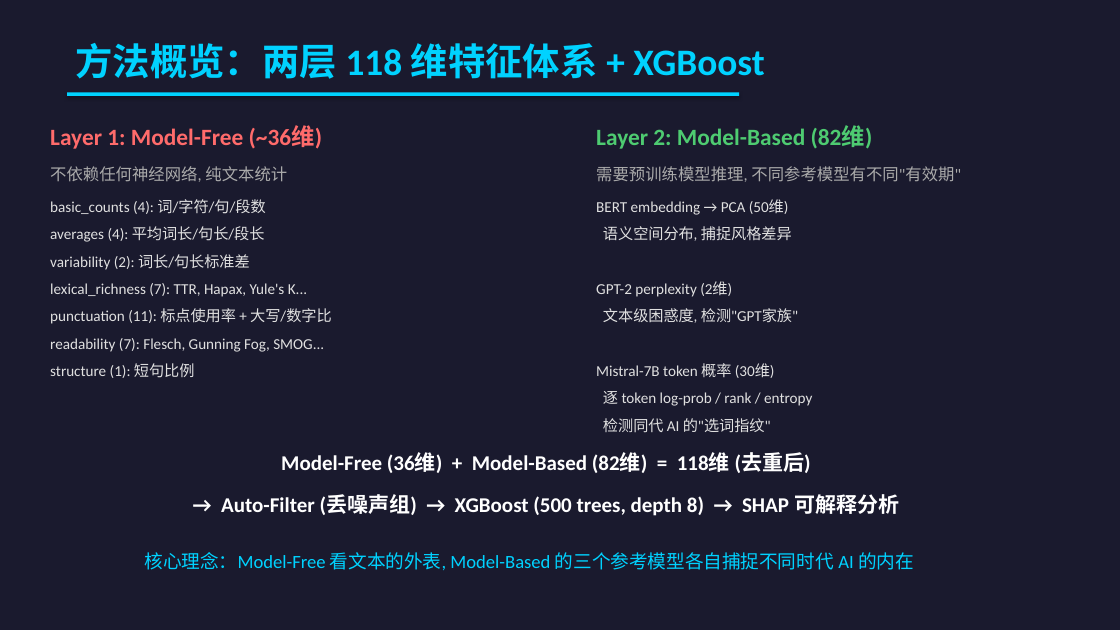
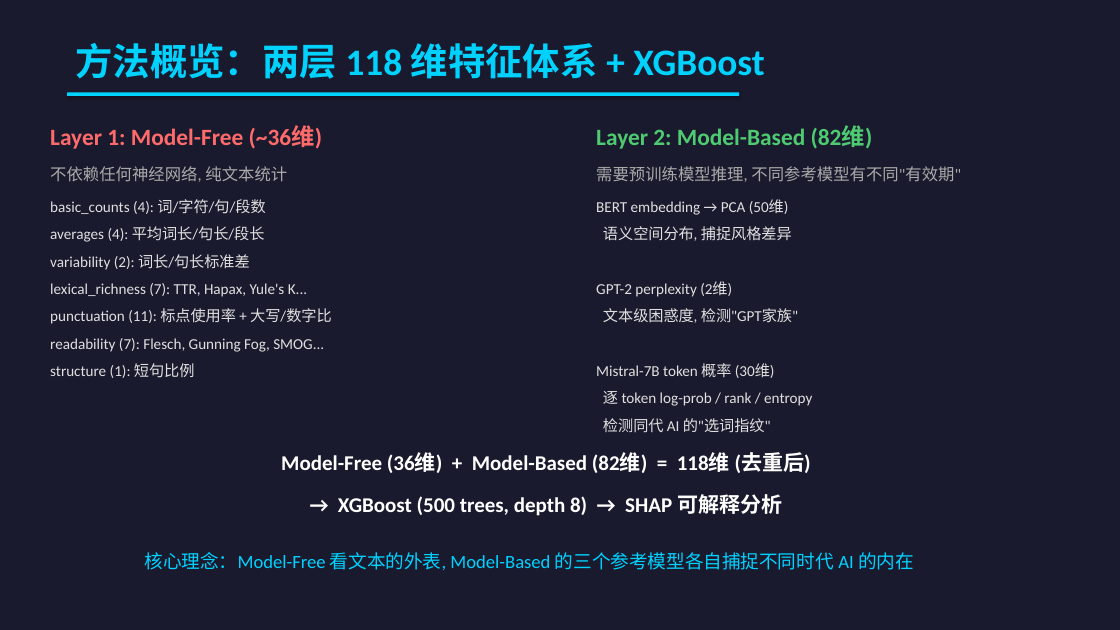
Before and after one commit to HaibinLai/HC3, a slide deck: slide 4 of reports/AIGC_Detection_Presentation.pptx. Drawn at 1120x630 pixels with LibreOffice and Linux fonts; fonts in the diff are those of the drawing. Boxes give left, top, right and bottom in pixels: in the first picture for what was removed or moved away, otherwise in the second. Text is boxed around its words. In the diff, an @@ line names an element or a change of style, - is before the commit and + after.

```diff
--- a/reports/AIGC_Detection_Presentation.pptx
+++ b/reports/AIGC_Detection_Presentation.pptx
@@ text at (x1=338, y1=494, x2=782, y2=516): text changed @@
-→ Auto-Filter (丢噪声组) → XGBoost (500 trees, depth 8) → SHAP 可解释分析
+→ XGBoost (500 trees, depth 8) → SHAP 可解释分析
```
Also in this commit, not shown: 2 other slides changed, 1 slide added, 1 slide removed, 1 other file.
